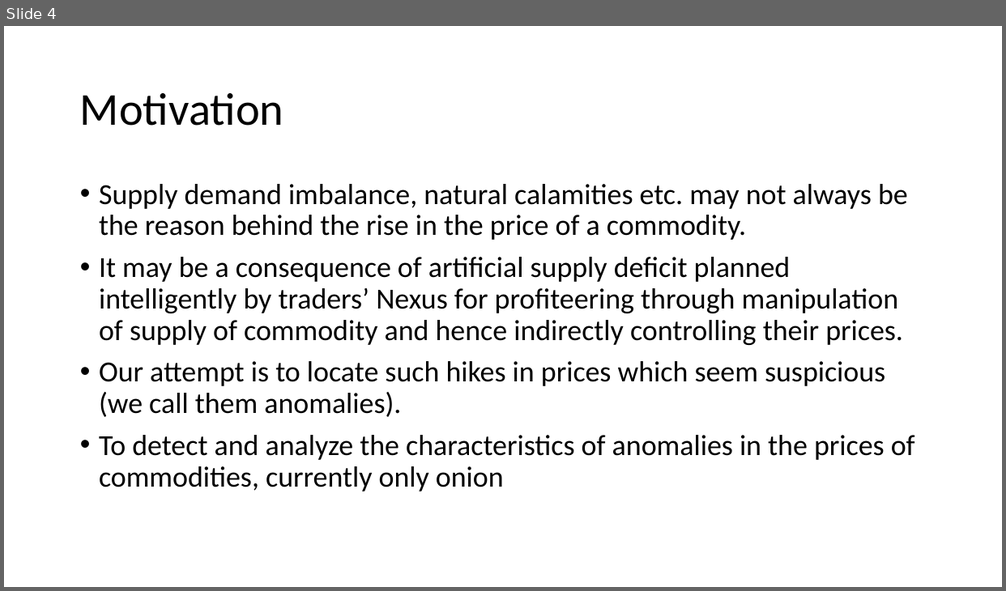
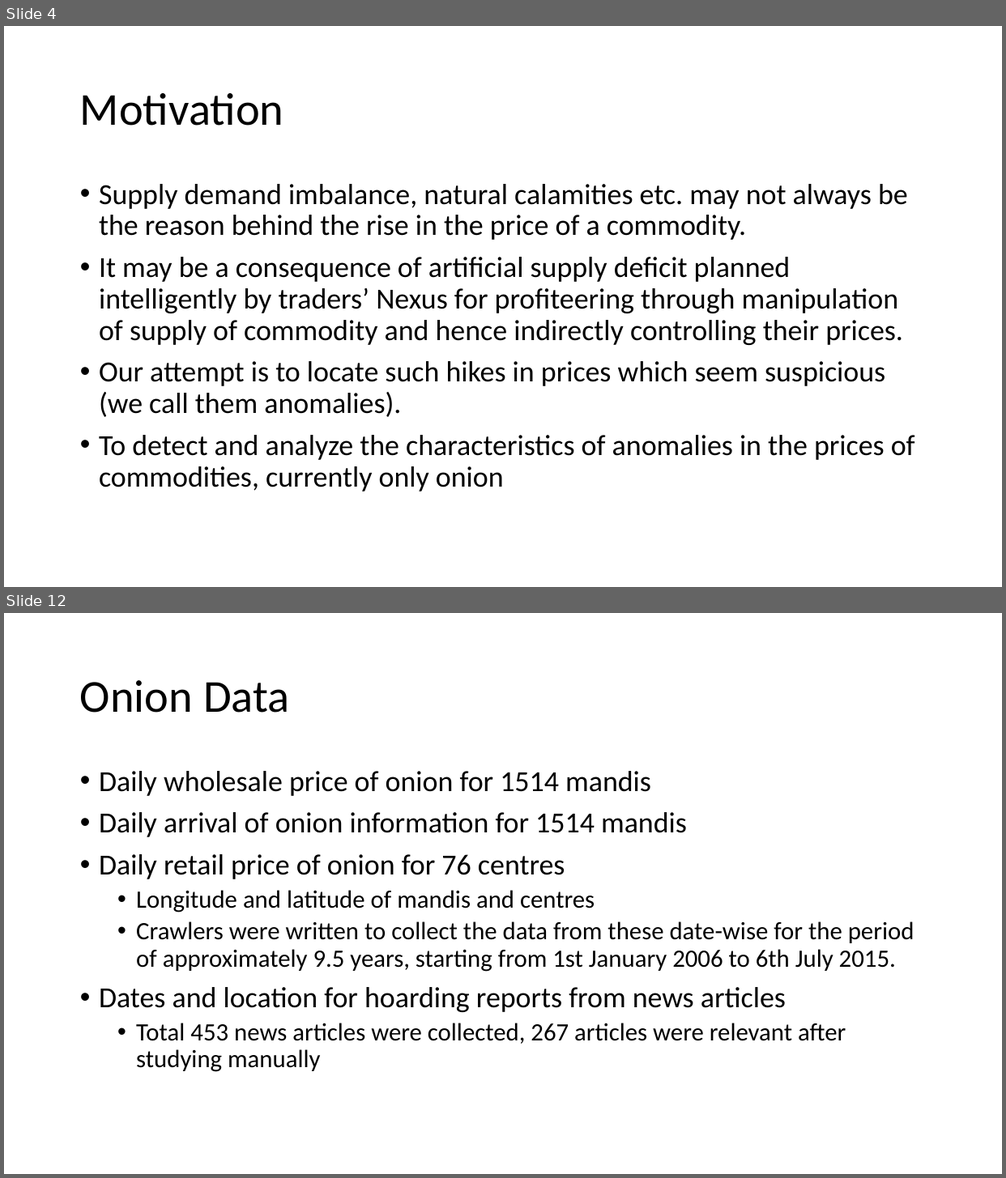
Before and after one commit to baldvaritesh/mtp, a slide deck: thesisPresentation/Thesis.pptx. Shown one above the other, each under a label of ours: slide 4 before the commit, slides 4 and 12 after it; the slides between them are not shown. The pictures are 1006x591 and 1006x1178 pixels, drawn with LibreOffice and Linux fonts; fonts in the diff are those of the drawing. Boxes give left, top, right and bottom in pixels: in the first picture for what was removed or moved away, otherwise in the second. Text is boxed around its words. In the diff, an @@ line names an element or a change of style, - is before the commit and + after.

```diff
--- a/thesisPresentation/Thesis.pptx
+++ b/thesisPresentation/Thesis.pptx
@@ slide 12 added at box(4, 613, 1002, 1174), background #FFFFFF @@
@@ title added at box(80, 680, 290, 713), 44 pt, text #000000 @@
+Onion Data
@@ text added at box(99, 771, 914, 1072), 24 pt, text #000000 @@
+• Daily wholesale price of onion for 1514 mandis
+• Daily arrival of onion information for 1514 mandis
+• Daily retail price of onion for 76 centres
+  • Longitude and latitude of mandis and centres
+  • Crawlers were written to collect the data from these date-wise for the period of approximately 9.5 years, starting from 1st January 2006 to 6th July 2015.
+• Dates and location for hoarding reports from news articles
+  • Total 453 news articles were collected, 267 articles were relevant after studying manually
```
Also in this commit, not shown: 1 slide changed, 15 other slides added, 1 slide removed, 11 other files.
